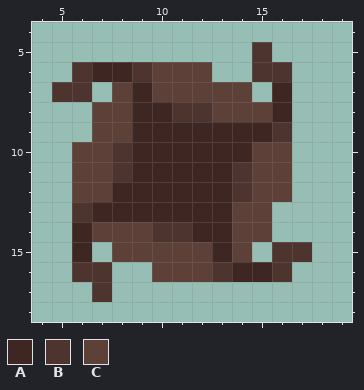
Pixel-art sprite, stored at Assets/Sprites/portalInactive.png. Above is the file before it was changed.
The file is 24x24 pixels. Shown: x 4..19, y 4..18.
Palette (. is transparent): A #3e2723  B #4e342e  C #5d4037
Pixels before, first column x 5:
 5 ..........B..
 6 .BAABCCC..BB.
 7 BB.CACCCCC.A.
 8 ..CCAABBCCCA.
 9 ..CCAAAAAAAB.
10 .CCBAAAAAACC.
11 .CCBAAAAABCC.
12 .CCAAAAAABCC.
13 .BAAAAAAACC..
14 .ACCCBBAACC..
15 .A.CCCCCAC.BB
16 .BB..CCCBAAB.
17 ..B..........
The same view after the edit:
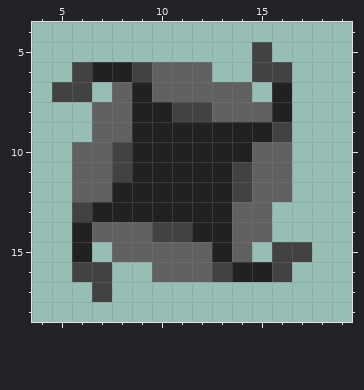
Change:
colour A: #3e2723 -> #212121
colour B: #4e342e -> #424242
colour C: #5d4037 -> #616161
Pixel boxes of the changes (left, top, right, bottom) in both pictures:
changed: (52, 42, 312, 302)
